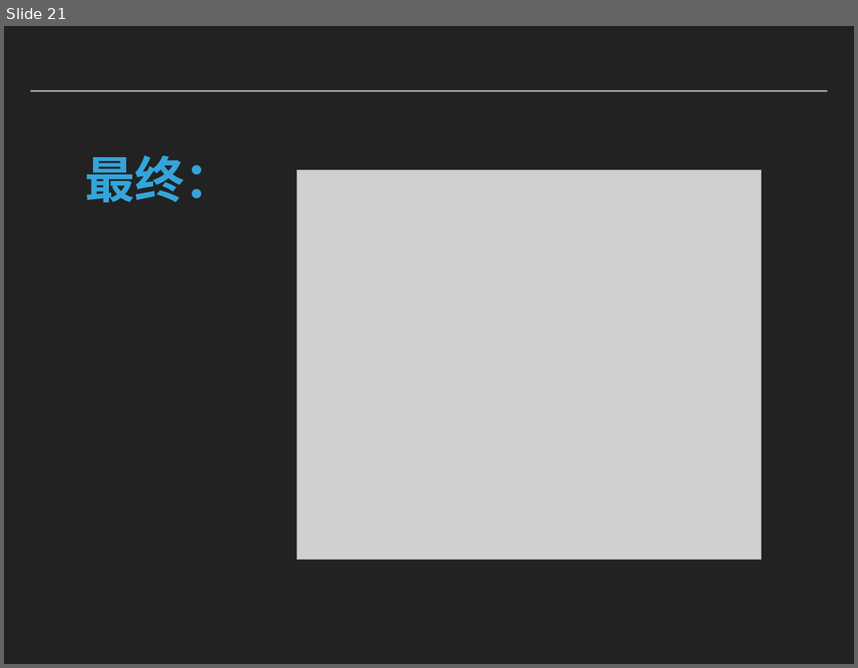
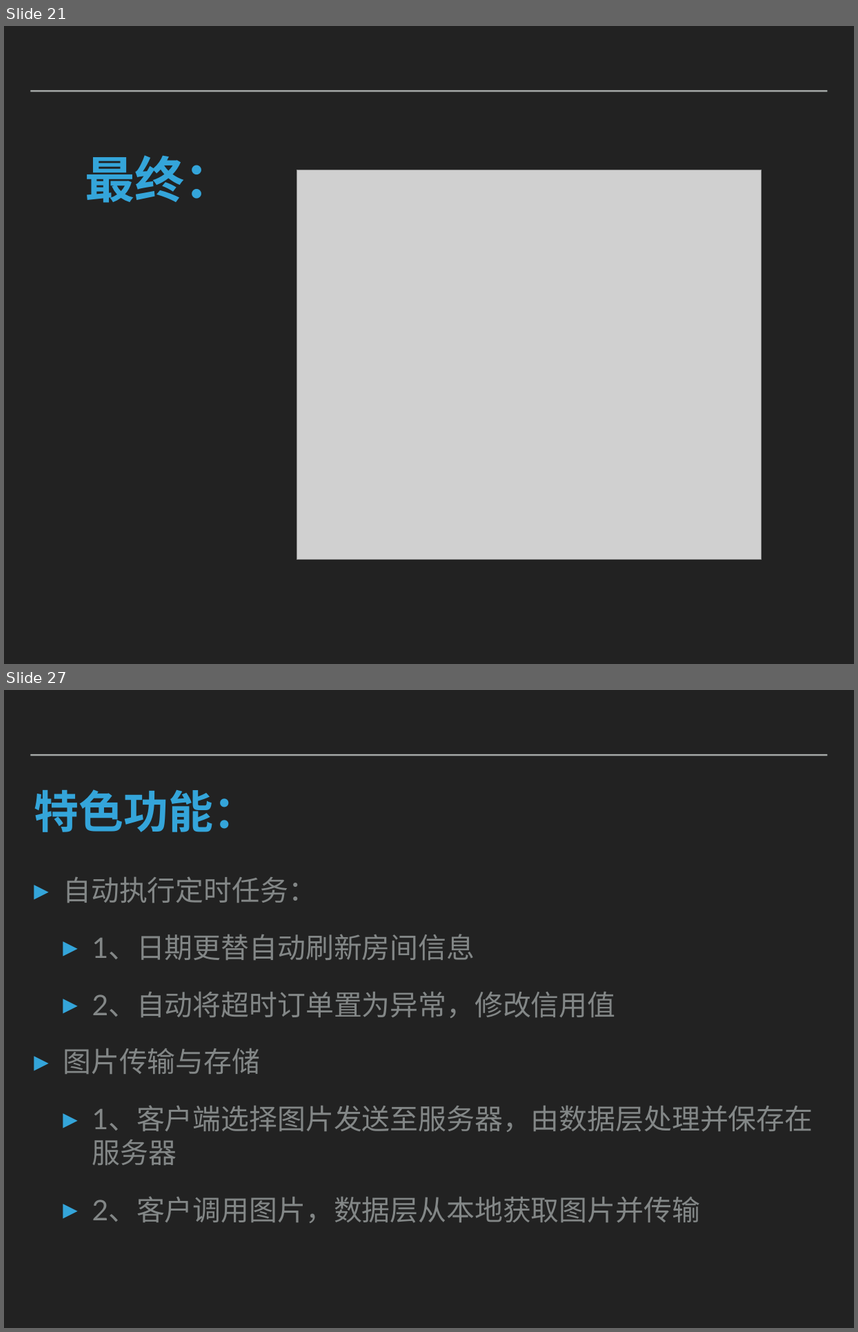
Before and after one commit to caodaxing/HotelReservation_Client, a slide deck: 文档相关/演示.pptx. Shown one above the other, each under a label of ours: slide 21 before the commit, slides 21 and 27 after it; the slides between them are not shown. The pictures are 858x668 and 858x1332 pixels, drawn with LibreOffice and Linux fonts; fonts in the diff are those of the drawing; grey boxes stand for pictures. Boxes give left, top, right and bottom in pixels: in the first picture for what was removed or moved away, otherwise in the second. Text is boxed around its words. In the diff, an @@ line names an element or a change of style, - is before the commit and + after.

```diff
--- a/文档相关/演示.pptx
+++ b/文档相关/演示.pptx
@@ slide 27 added at (4,690,854,1328), background #222222; not listed: 1 template element that a slide beside it also shows @@
@@ title added at (34,789,258,832), 54 pt, text #34A5DA, bold @@
+特色功能：
@@ text added at (63,877,813,1223), 34 pt, text #838787 @@
+▸ 自动执行定时任务：
+  ▸ 1、日期更替自动刷新房间信息
+  ▸ 2、自动将超时订单置为异常，修改信用值
+▸ 图片传输与存储
+  ▸ 1、客户端选择图片发送至服务器，由数据层处理并保存在服务器
+  ▸ 2、客户调用图片，数据层从本地获取图片并传输
```
Also in this commit, not shown: 8 other slides added.
